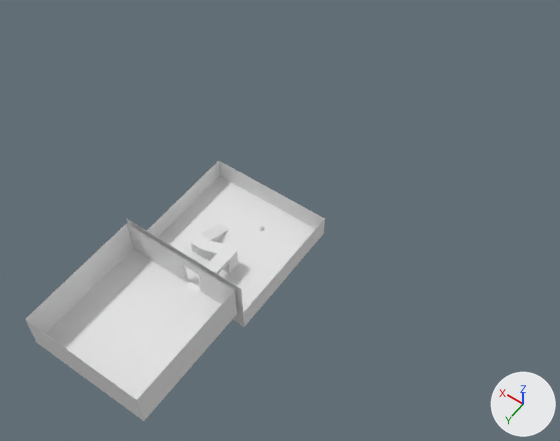
A saved change to the Blender file blender/levels/level_1/level_1.blend.
Rendered twice from a 50 mm lens placed at (-460.0, 518.0, 943.0), pointed at (-38.0, -73.0, 14.0). Arrows for +X, +Y and +Z are at lower right; the lights stay in place. Materials are left out; every surface is plain grey.

The older version as bpy lines, for what is in view:
```python
me_level_1_ramp = bpy.data.meshes.new('level_1_ramp')
me_level_1_ramp.from_pydata(...)  # 26 vertices, 21 faces; spans x -28.8..42.4, y -22.5..125.7, z 0.0..38.7
me_level_1_ramp.materials.append(mat_level_1_ramp)
me_level_1_terrain = bpy.data.meshes.new('level_1_terrain')
me_level_1_terrain.from_pydata([(-100.0, -100.0, 0.0), (100.0, -100.0, 0.0), (-100.0, 100.0, 0.0), (100.0, 100.0, 0.0), (-100.0, -100.0, 37.0), (100.0, -100.0, 37.0), (-100.0, 100.0, 37.0), (100.0, 100.0, 37.0)], [], [(1, 5, 7, 3), (2, 0, 4, 6), (3, 7, 6, 2), (0, 1, 5, 4), (2, 0, 1, 3)])
me_level_1_terrain.materials.append(mat_level_1_terrain)
me_plane = bpy.data.meshes.new('Plane')
me_plane.from_pydata(...)  # 24 vertices, 14 faces; spans x -100.0..100.0, y -100.0..94.0, z 0.0..60.0
me_plane.materials.append(mat_level_1_high_room)
ob_level_1_ramp = bpy.data.objects.new('level_1_ramp', me_level_1_ramp)
ob_level_1_ramp.location = (0.0, 0.0, 0.0)
ob_level_1_terrain = bpy.data.objects.new('level_1_terrain', me_level_1_terrain)
ob_level_1_terrain.location = (0.0, 0.0, 0.0)
ob_plane = bpy.data.objects.new('Plane', me_plane)
ob_plane.location = (0.0, 200.0, 37.0)
```
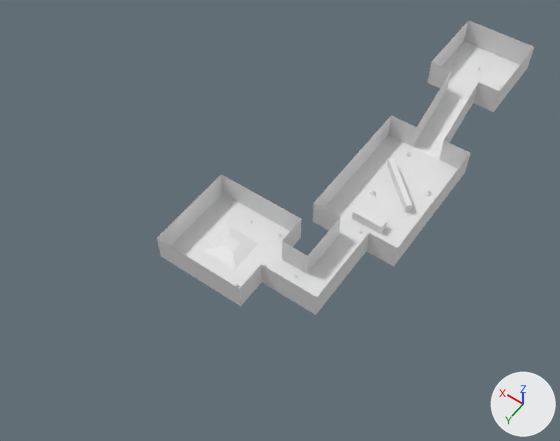
Where the change shows, as pixel boxes (x1, y1, x2, y2) in the pictures (560 x 441 px):
'level_1_lower_ground', added: after (157, 20, 534, 315)
'Plane', deleted: before (25, 218, 243, 421)
'level_1_terrain', reshaped (17% wider, 33% shorter): before (147, 161, 325, 327); after (204, 158, 412, 269)
'level_1_ramp', deleted: before (186, 223, 238, 293)

The edits, one by one:
me_level_1_terrain is used by ob_level_1_terrain; location (0.0, 0.0, 0.0).
me_level_1_terrain had 8 vertices, 5 faces and spanned x -100.0..100.0, y -100.0..100.0, z 0.0..37.0.
me_level_1_terrain now has 33 vertices, 25 faces and spans x -186.0..30.0, y -284.0..30.0, z -2.0..15.0.
me_level_1_terrain part 1: the whole mesh is rebuilt.
Mesh me_level_1_lower_ground is new.
It has 52 vertices, 37 faces and spans x -217.0..75.0, y -327.0..322.0, z 5.0..99.0.
Object 'Plane' (ob_plane) is deleted.
Object 'level_1_ramp' (ob_level_1_ramp) is deleted.
Object 'level_1_lower_ground' (ob_level_1_lower_ground) is new; it shows me_level_1_lower_ground.
Its location is (0.0, -247.0, -7.0).
